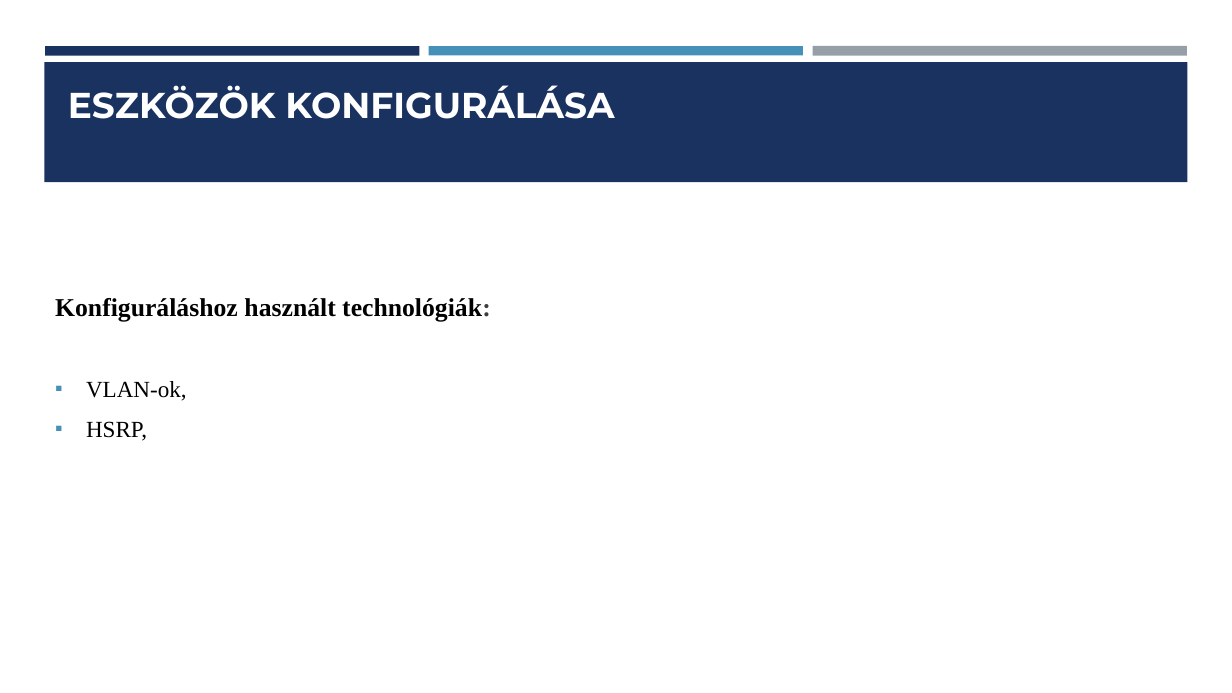
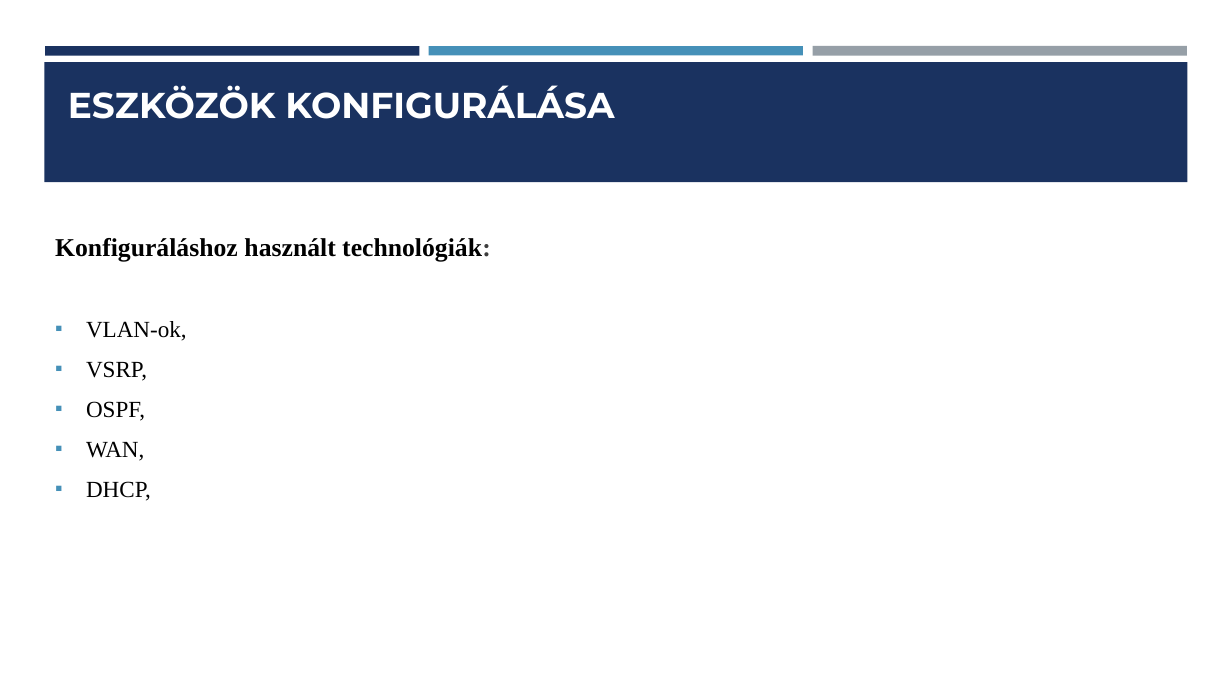
Before and after one commit to Dorina1200/vizsga, a slide deck: slide 7 of Hálózati Infrastruktúra Tervezése és Kivitelezése ppt.pptx. Drawn at 1232x693 pixels with LibreOffice and Linux fonts; fonts in the diff are those of the drawing. Boxes give left, top, right and bottom in pixels: in the first picture for what was removed or moved away, otherwise in the second. Text is boxed around its words. In the diff, an @@ line names an element or a change of style, - is before the commit and + after.

```diff
--- a/Hálózati Infrastruktúra Tervezése és Kivitelezése ppt.pptx
+++ b/Hálózati Infrastruktúra Tervezése és Kivitelezése ppt.pptx
@@ text at bbox=[86, 361, 151, 501]: text changed @@
-▪ HSRP,
+▪ VSRP,
+▪ OSPF,
+▪ WAN,
+▪ DHCP,
```
Also in this commit, not shown: 1 other slide changed.
